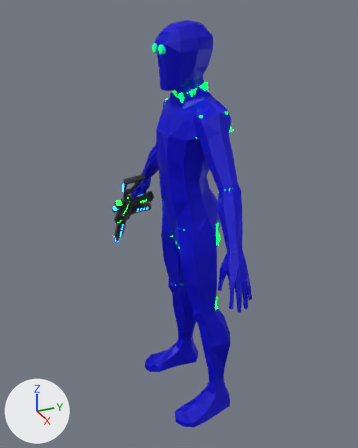
Two versions of the glTF model data/droid_security.glb, one commit apart.
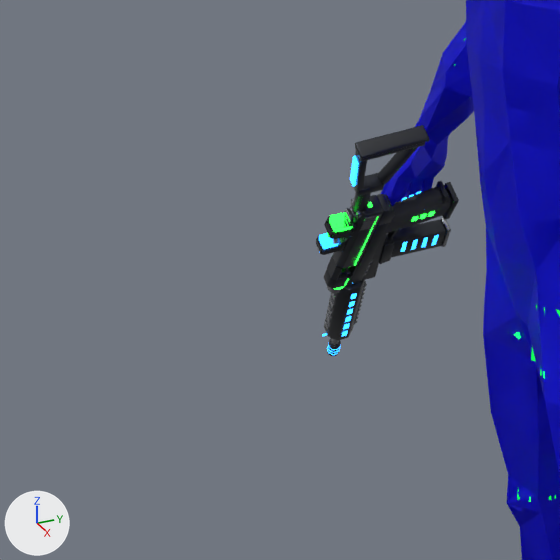
Each version appears first whole from a 50 mm lens placed at (2.046, -0.969, 2.087), pointed at (-0.159, 0.023, 0.984), and next in a close-up on the part from 5% to 51% of the width and 31% to 68% of the height. The axes (+X, +Y, +Z) are drawn at lower left. The lights are the same throughout. The last two pictures show the newer version. Where no turn or scale is listed for an object, it has been applied to the vertices.

The first close-up shows 'gun', 'mesh_node', 'rifle_gun' and 6 more.
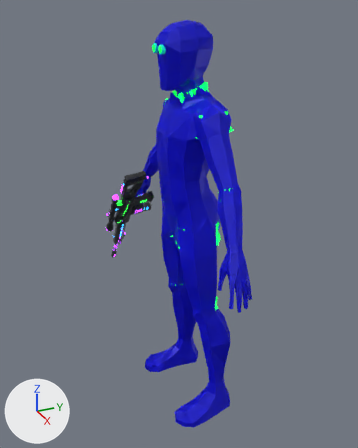
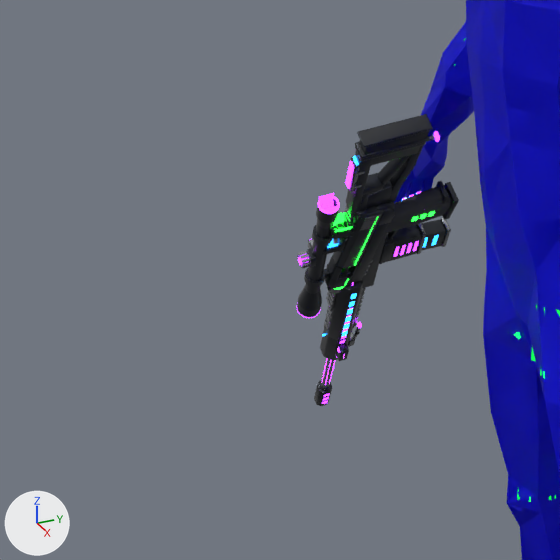
What differs and where, as boxes (x1, y1, x2, y2) in the close-ups (560 x 560 px):
'sniper_gun', added: after (297, 114, 448, 406)
    faces in mat_sniper_body (dark grey #3f4248): (297, 114, 448, 406)
    faces in mat_sniper_grip (dark grey #2c2e30): (359, 115, 443, 206)
    faces in mat_sniper_trim (grey #adb1b6): (297, 135, 436, 388)
    faces in mat_sniper_glow (purple #b338ff, glowing purple #b338ff): (297, 131, 440, 404)
'sniper_hud', added: after (319, 193, 340, 212)

Diff of the bpy script that builds the scene:
```diff
--- a/data/droid_security.glb.py
+++ b/data/droid_security.glb.py
@@ mat_sniper_screen @@
+mat_sniper_screen = principled_material('sniper_screen')
+mat_sniper_screen.base_color = (0.0, 0.0, 0.0)  # black #000000
+mat_sniper_screen.metallic = 1.0
+mat_sniper_screen.roughness = 1.0
+mat_sniper_screen.emission_color = (0.45, 0.04, 1.0)  # purple #b338ff
+mat_sniper_screen.emission_strength = 4.0
@@ mat_sniper_glow @@
+mat_sniper_glow = principled_material('sniper_glow')
+mat_sniper_glow.base_color = (0.45, 0.04, 1.0)  # purple #b338ff
+mat_sniper_glow.roughness = 0.4
+mat_sniper_glow.emission_color = (0.45, 0.04, 1.0)  # purple #b338ff
+mat_sniper_glow.emission_strength = 4.0
@@ mat_sniper_body @@
+mat_sniper_body = principled_material('sniper_body')
+mat_sniper_body.base_color = (0.05, 0.055, 0.065)  # dark grey #3f4248
+mat_sniper_body.metallic = 0.85
+mat_sniper_body.roughness = 0.32
@@ mat_sniper_grip @@
+mat_sniper_grip = principled_material('sniper_grip')
+mat_sniper_grip.base_color = (0.025, 0.027, 0.03)  # dark grey #2c2e30
+mat_sniper_grip.roughness = 0.75
@@ mat_sniper_trim @@
+mat_sniper_trim = principled_material('sniper_trim')
+mat_sniper_trim.base_color = (0.42, 0.44, 0.47)  # grey #adb1b6
+mat_sniper_trim.metallic = 1.0
+mat_sniper_trim.roughness = 0.25
@@ me_plane_002 @@
+me_plane_002.from_pydata([(-1.0, -1.0, -0.16), (1.0, -1.0, -0.16), (-1.0, 1.0, -0.16), (1.0, 1.0, -0.16), (-1.0, 0.0, 0.23), (1.0, 0.0, 0.23), (1.0, 0.5, 0.13), (-1.0, 0.5, 0.13), (-1.0, -0.5, 0.13), (1.0, -0.5, 0.13), (1.0, 0.75, 0.04), (-1.0, 0.75, 0.04), (-1.0, 0.25, 0.2), (1.0, 0.25, 0.2), (1.0, -0.25, 0.2), (-1.0, -0.25, 0.2), (-1.0, -0.75, 0.04), (1.0, -0.75, 0.04)], [], [(11, 10, 3), (11, 3, 2), (15, 14, 5), (15, 5, 4), (12, 13, 6), (12, 6, 7), (16, 17, 9), (16, 9, 8), (7, 6, 10), (7, 10, 11), (4, 5, 13), (4, 13, 12), (8, 9, 14), (8, 14, 15), (0, 1, 17), (0, 17, 16)])
+me_plane_002.materials.append(mat_sniper_screen)  # black #000000, glowing purple #b338ff
@@ me_sniper_gun @@
+me_sniper_gun.from_pydata(...)  # 3820 vertices, 7248 faces; spans x -0.425..0.259, y -0.187..0.069, z -0.529..0.31
+# faces by material slot: [4480, 1156, 240, 1372]
+me_sniper_gun.materials.append(mat_sniper_body)  # dark grey #3f4248
+me_sniper_gun.materials.append(mat_sniper_trim)  # grey #adb1b6
+me_sniper_gun.materials.append(mat_sniper_grip)  # dark grey #2c2e30
+me_sniper_gun.materials.append(mat_sniper_glow)  # purple #b338ff, glowing purple #b338ff
@@ ob_sniper_hud @@
+ob_sniper_hud = bpy.data.objects.new('sniper_hud', me_plane_002)
+ob_sniper_hud.parent = ob_sniper
+ob_sniper_hud.location = (-1.86, 0.0, 1.42)
+ob_sniper_hud.rotation_euler = (0.0, 1.571, 0.0)  # degrees (0, 90, 0)
+ob_sniper_hud.scale = (0.13, 0.12, 1.0)
@@ ob_sniper @@
+ob_sniper = bpy.data.objects.new('sniper', None)
+ob_sniper.location = (-0.606, -0.0664, 0.922)
+ob_sniper.rotation_euler = (1.412, 2.255, -0.0878)  # degrees (81, 129, -5)
+ob_sniper.scale = (0.105, 0.105, 0.105)
@@ ob_sniper_gun @@
+ob_sniper_gun = bpy.data.objects.new('sniper_gun', me_sniper_gun)
+ob_sniper_gun.location = (-0.606, -0.066, 0.922)
```
